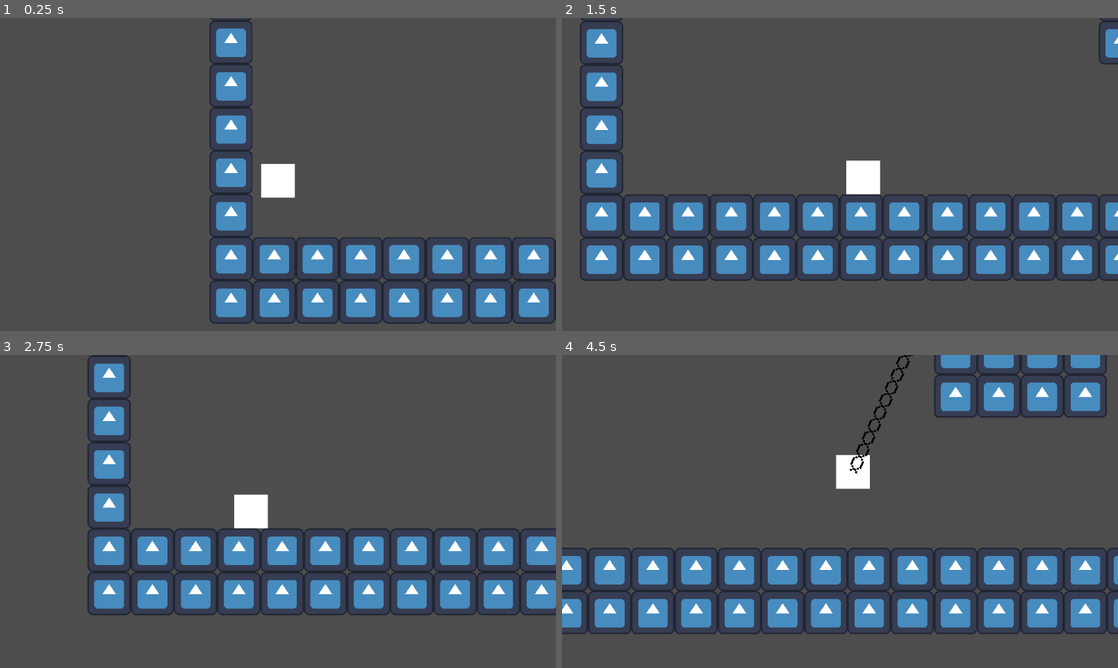
Above: before the commit, frames 1-4 (two rows, left to right).
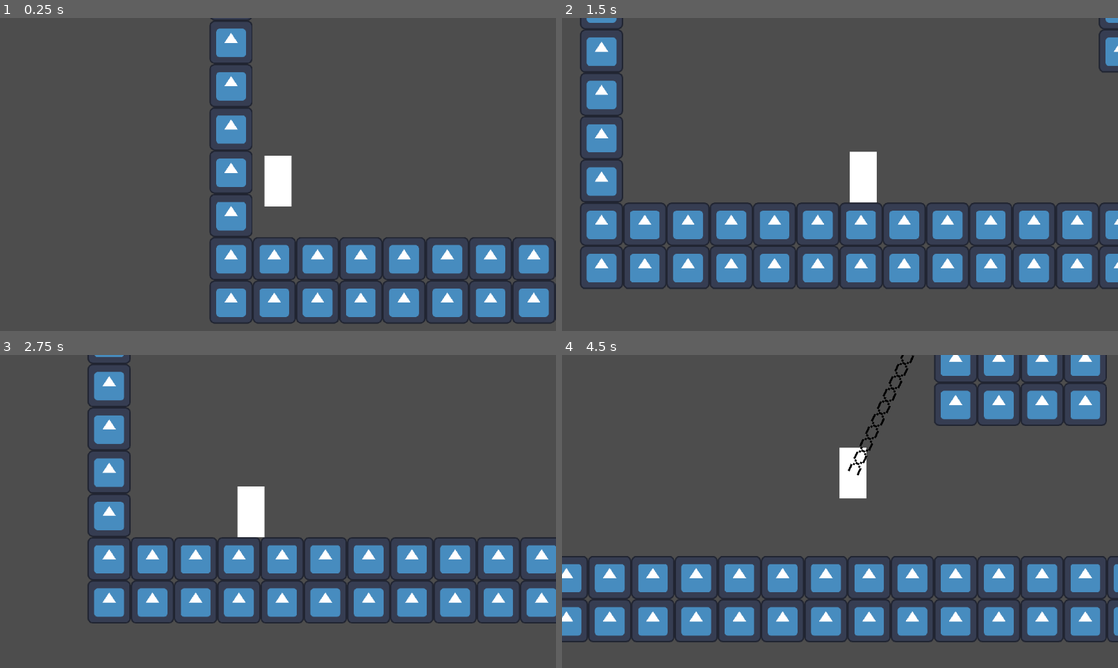
Above: after the commit, the same moments.

Repository: LitheFulminare/movimentos-explosoes-e-particulas
Game: Godot game, scene res://Game scenes/Prototyping.tscn
The game is run twice, just before and just after one commit, with the same random seed, the same clock (stepped at 60 frames per second) and the same inputs. The engine's default icon, where the game draws it, is replaced by a stand-in: a white triangle on a blue panel in a dark square.
Inputs:
- Up to frame 1 (0.25 s): no input
- Up to frame 2 (1.5 s): hold D (Right) from 0.53 s (still down); tap Shift (Dash) at 0.6 s; tap W (Up) at 0.77 s; tap F (Grappling Hook) at 1.35 s
- Up to frame 3 (2.75 s): tap W (Up) at 1.52 s; release D (Right) at 2.03 s; hold A (Left) from 2.03 s (still down); tap Shift (Dash) at 2.1 s
- Up to frame 4 (4.5 s): release A (Left) at 2.78 s; hold D (Right) 2.78-4.28 s; tap F (Grappling Hook) at 2.85, 4.35 s; tap W (Up) at 3.02, 3.77 s; tap Shift (Dash) at 3.6 s; hold A (Left) from 4.28 s (still down)

The runs differ from the first frame. In frame 1, 0.4% of the frame differs, in the area x 46-54%, y 44-61%; in frame 2, 14%; in frame 3, 13%; in frame 4, 16%, in the area x 0-100%, y 0-92%.

Commit message:
ajust player size

Diff:
--- a/Godot Project/Components/Entity/movement_controller.gd
+++ b/Godot Project/Components/Entity/movement_controller.gd
@@ -58,6 +58,7 @@
 	else:
 		character_body.velocity.x = move_toward(character_body.velocity.x, 0, walk_speed)
 
+	print(character_body.velocity)
 	character_body.move_and_slide()
 
 
--- a/Godot Project/Player/player.tscn
+++ b/Godot Project/Player/player.tscn
@@ -12,7 +12,7 @@
 point_count = 2
 
 [sub_resource type="RectangleShape2D" id="RectangleShape2D_vfyey"]
-size = Vector2(100, 100)
+size = Vector2(80, 150)
 
 [node name="Player" type="CharacterBody2D" node_paths=PackedStringArray("movement_component", "grappling_hook_component")]
 collision_layer = 2
@@ -67,10 +67,10 @@
 position_smoothing_enabled = true
 
 [node name="ColorRect" type="ColorRect" parent="."]
-offset_left = -50.0
-offset_top = -50.0
-offset_right = 50.0
-offset_bottom = 50.0
+offset_left = -40.0
+offset_top = -75.0
+offset_right = 40.0
+offset_bottom = 75.0
 metadata/_edit_use_anchors_ = true
 
 [node name="CollisionShape2D" type="CollisionShape2D" parent="."]
